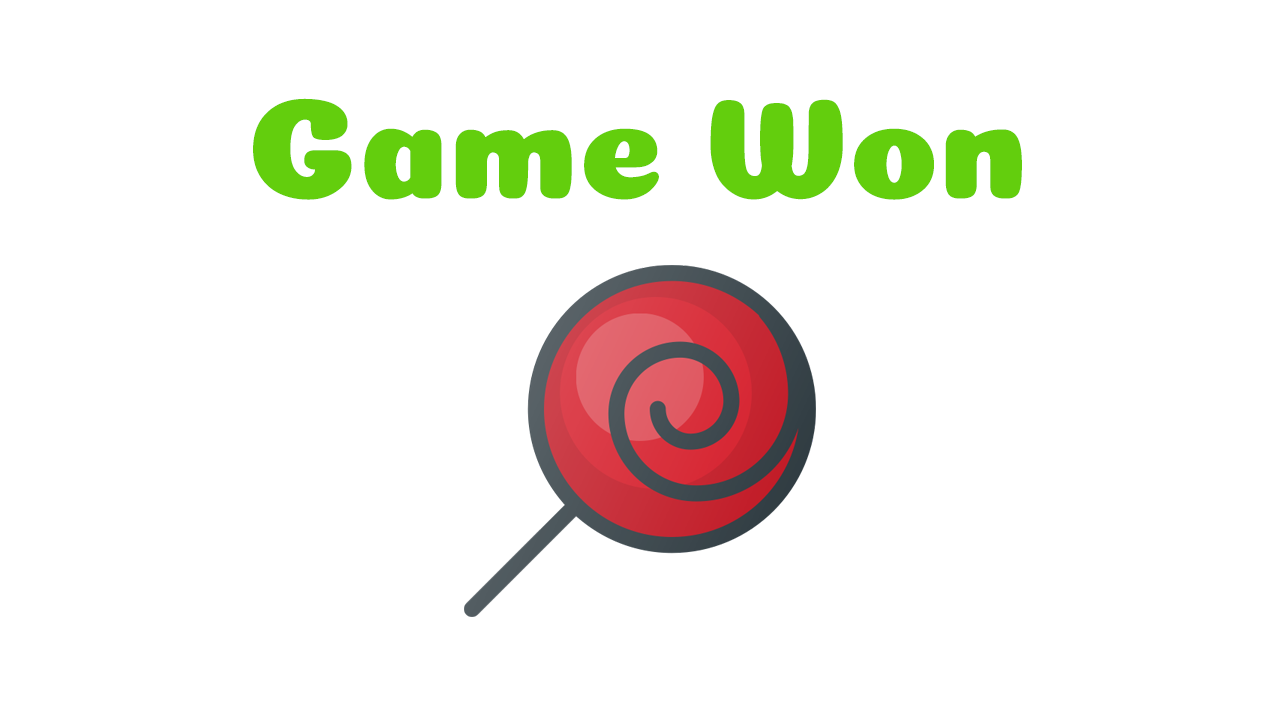
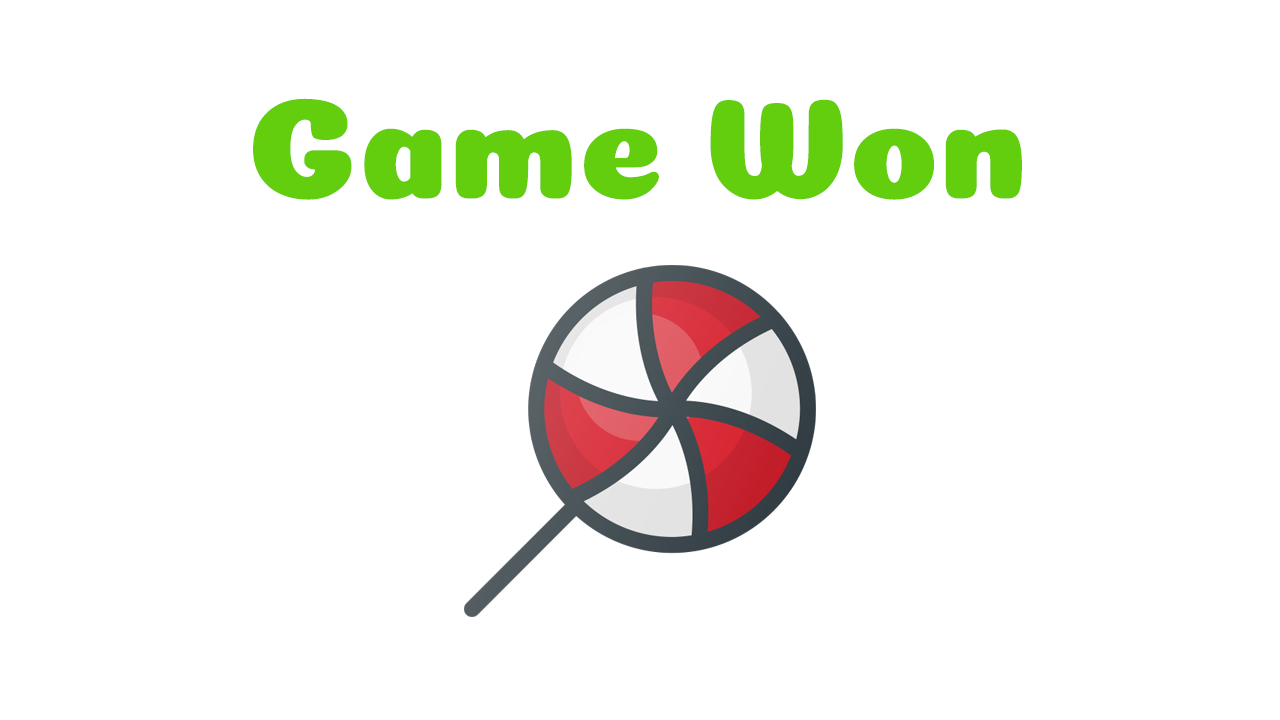
Layer changes from the first 1280×720 image to the second:
hid "candy_2" over box(464, 265, 816, 617)
showed "candy_1" over box(464, 265, 816, 617)
